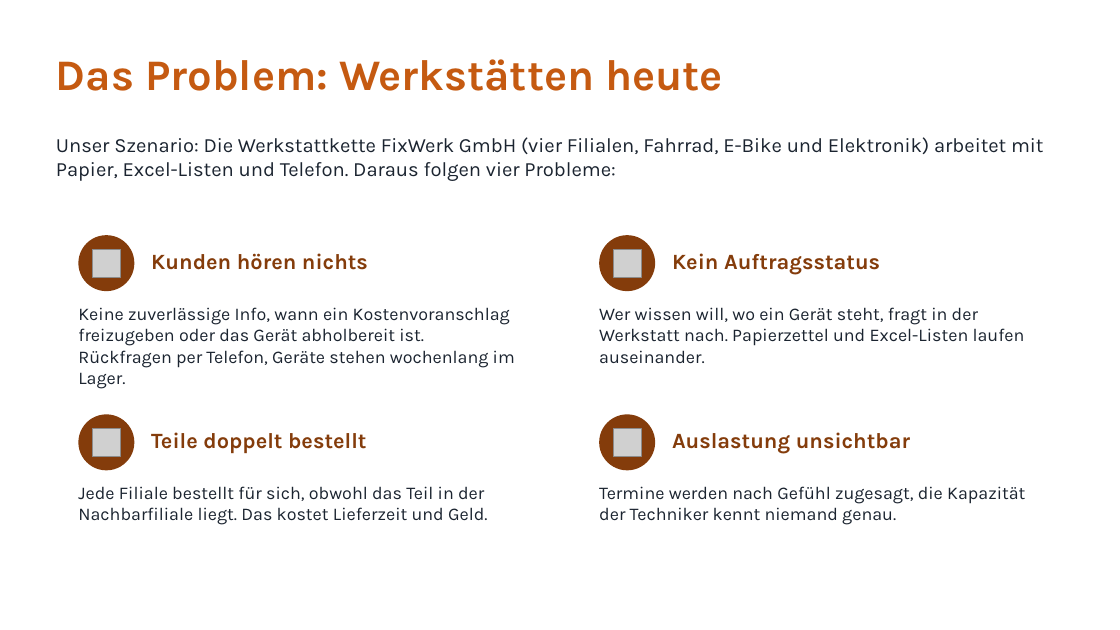
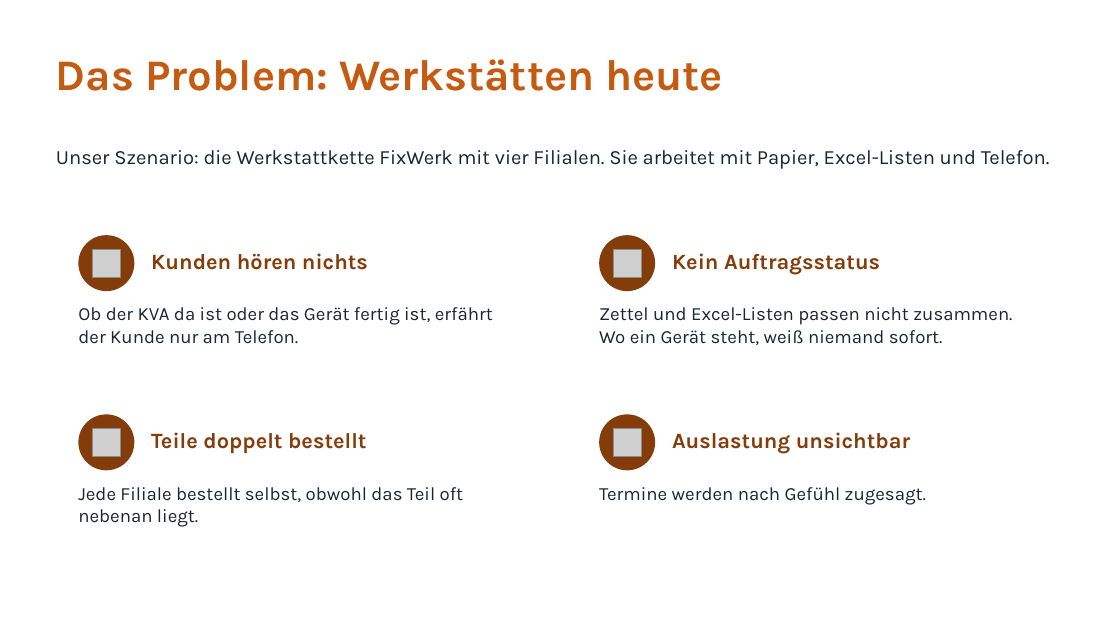
Before and after one commit to jakobschwan123-cmd/casestudy-semester-3, a slide deck: slide 3 of 4_praesentation/Abschlusspraesentation.pptx. Drawn at 1120x630 pixels with LibreOffice and Linux fonts; fonts in the diff are those of the drawing; grey boxes stand for pictures. Boxes give left, top, right and bottom in pixels: in the first picture for what was removed or moved away, otherwise in the second. Text is boxed around its words. In the diff, an @@ line names an element or a change of style, - is before the commit and + after.

```diff
--- a/4_praesentation/Abschlusspraesentation.pptx
+++ b/4_praesentation/Abschlusspraesentation.pptx
@@ text at (56,150,1050,169): text changed @@
-Unser Szenario: Die Werkstattkette FixWerk GmbH (vier Filialen, Fahrrad, E-Bike und Elektronik) arbeitet mit Papier, Excel-Listen und Telefon. Daraus folgen vier Probleme:
+Unser Szenario: die Werkstattkette FixWerk mit vier Filialen. Sie arbeitet mit Papier, Excel-Listen und Telefon.
@@ text at (78,307,493,344): text changed; size 11.5 to 12 pt @@
-Keine zuverlässige Info, wann ein Kostenvoranschlag freizugeben oder das Gerät abholbereit ist. Rückfragen per Telefon, Geräte stehen wochenlang im Lager.
+Ob der KVA da ist oder das Gerät fertig ist, erfährt der Kunde nur am Telefon.
@@ text at (599,307,1012,345): text changed; size 11.5 to 12 pt @@
-Wer wissen will, wo ein Gerät steht, fragt in der Werkstatt nach. Papierzettel und Excel-Listen laufen auseinander.
+Zettel und Excel-Listen passen nicht zusammen. Wo ein Gerät steht, weiß niemand sofort.
@@ text at (78,487,464,527): text changed; size 11.5 to 12 pt @@
-Jede Filiale bestellt für sich, obwohl das Teil in der Nachbarfiliale liegt. Das kostet Lieferzeit und Geld.
+Jede Filiale bestellt selbst, obwohl das Teil oft nebenan liegt.
@@ text at (599,487,926,505): text changed; size 11.5 to 12 pt @@
-Termine werden nach Gefühl zugesagt, die Kapazität der Techniker kennt niemand genau.
+Termine werden nach Gefühl zugesagt.
```
Also in this commit, not shown: 6 other slides changed, 2 other files.
